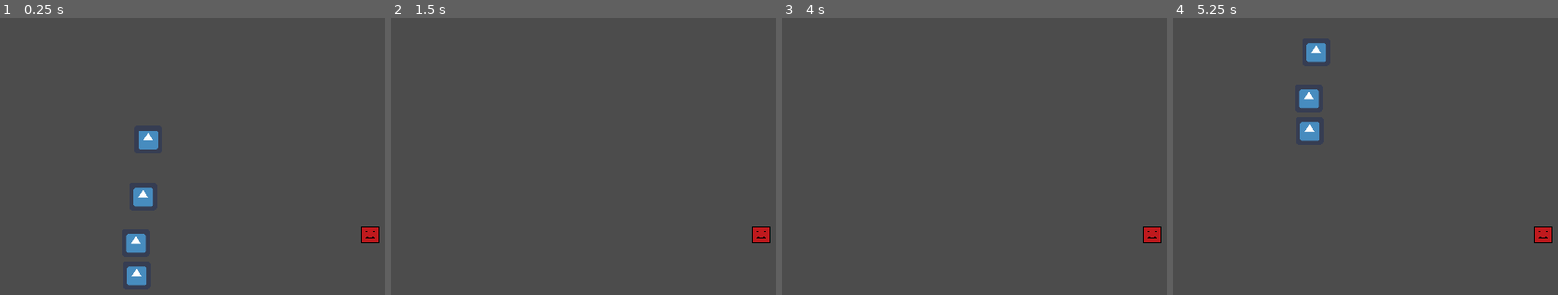
Above: before the commit, frames 1-4 (left to right).
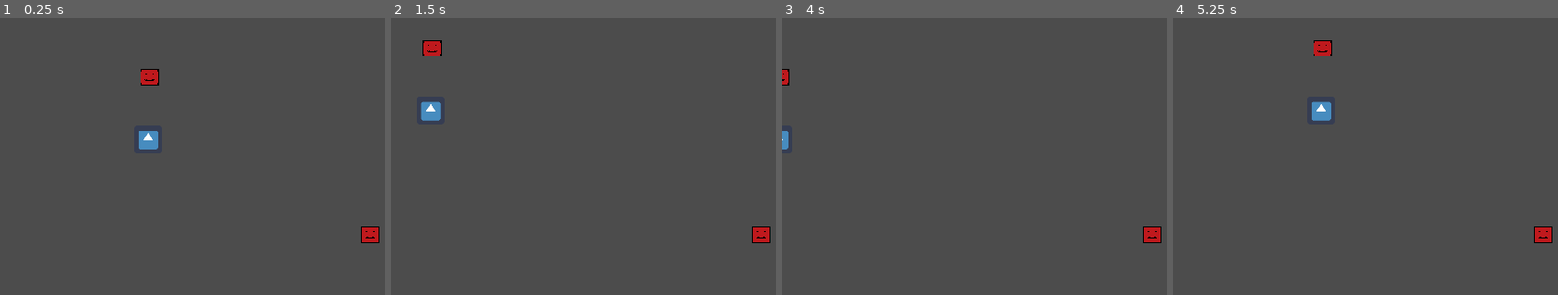
Above: after the commit, the same moments.

Repository: JamJawJar/Ray-and-jay-godot-wild-jam-Nomad
Game: Godot game, scene res://Scenes/Level_Template.tscn
The game is run twice, just before and just after one commit, with the same random seed, the same clock (stepped at 60 frames per second) and the same inputs. The project has no main scene, so this scene is started directly. The engine's default icon, where the game draws it, is replaced by a stand-in: a white triangle on a blue panel in a dark square.
Inputs:
- Up to frame 1 (0.25 s): no input
- Up to frame 2 (1.5 s): tap Enter at 0.5 s; hold Right (Right) 0.53-1.28 s; hold Down (Down) from 1.28 s (still down)
- Up to frame 3 (4 s): release Down (Down) at 2.03 s; hold Right (Right) 2.03-2.78 s; tap Space at 2.75 s; hold Up (Up) 2.78-3.53 s; tap Enter at 3.5 s; hold Left (Left) from 3.53 s (still down)
- Up to frame 4 (5.25 s): release Left (Left) at 5.03 s; hold Down (Down) from 5.03 s (still down)

The runs differ from the first frame. In frame 1, 1.3% of the frame differs, in the area x 32-42%, y 18-97%; in frame 2, 0.6%; in frame 3, 0.2%; in frame 4, 1.5%, in the area x 32-42%, y 8-45%.

Commit message:
Added Main scene to start being worked on

Diff:
--- /dev/null
+++ b/Ray and James Game Jam Nomad/Main.gd
@@ -0,0 +1,16 @@
+extends Node2D
+
+
+# Declare member variables here. Examples:
+# var a: int = 2
+# var b: String = "text"
+
+
+# Called when the node enters the scene tree for the first time.
+func _ready() -> void:
+	pass # Replace with function body.
+
+
+# Called every frame. 'delta' is the elapsed time since the previous frame.
+#func _process(delta: float) -> void:
+#	pass
--- /dev/null
+++ b/Ray and James Game Jam Nomad/Main.tscn
@@ -0,0 +1,6 @@
+[gd_scene load_steps=2 format=2]
+
+[ext_resource path="res://Main.gd" type="Script" id=1]
+
+[node name="Main" type="Node2D"]
+script = ExtResource( 1 )
--- a/Ray and James Game Jam Nomad/Scenes/Level_Template.tscn
+++ b/Ray and James Game Jam Nomad/Scenes/Level_Template.tscn
@@ -5,7 +5,7 @@
 [ext_resource path="res://Scenes/Player.tscn" type="PackedScene" id=3]
 [ext_resource path="res://Scenes/Portal.tscn" type="PackedScene" id=4]
 
-[node name="Node2D" type="Node2D"]
+[node name="Level_Name" type="Node2D"]
 script = ExtResource( 1 )
 
 [node name="Player" parent="." instance=ExtResource( 3 )]
@@ -16,11 +16,6 @@
 [node name="Collectible" parent="." instance=ExtResource( 2 )]
 position = Vector2( -307.163, -131.946 )
 
-[node name="Collectible2" parent="." instance=ExtResource( 2 )]
-position = Vector2( -314.163, -52.9463 )
-
-[node name="Collectible3" parent="." instance=ExtResource( 2 )]
-position = Vector2( -324.163, 11.0537 )
-
-[node name="Collectible4" parent="." instance=ExtResource( 2 )]
-position = Vector2( -323.163, 56.0537 )
+[node name="TileMap" type="TileMap" parent="."]
+cell_size = Vector2( 32, 32 )
+format = 1
--- a/Ray and James Game Jam Nomad/Scenes/Portal.tscn
+++ b/Ray and James Game Jam Nomad/Scenes/Portal.tscn
@@ -3,12 +3,10 @@
 [ext_resource path="res://Art/Player Mock up.png" type="Texture" id=1]
 [ext_resource path="res://Scripts/Portal.gd" type="Script" id=2]
 
-
 [sub_resource type="RectangleShape2D" id=1]
 extents = Vector2( 15, 15 )
 
 [node name="Portal" type="Area2D"]
-visible = false
 collision_layer = 0
 script = ExtResource( 2 )
 
--- a/Ray and James Game Jam Nomad/Scripts/Player.gd
+++ b/Ray and James Game Jam Nomad/Scripts/Player.gd
@@ -2,7 +2,7 @@
 
 
 
-export var player_speed = 1000.0
+export var player_speed = 200.0
 
 
 var number_of_collectibles_collected = 0
--- a/Ray and James Game Jam Nomad/Scripts/Portal.gd
+++ b/Ray and James Game Jam Nomad/Scripts/Portal.gd
@@ -16,7 +16,7 @@
 
 func _turn_on_portal():
 	portal_turned_on = true
-	self.visible = true
+	#self.visible = true
 	#change art so it is now on
 
 
